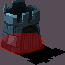
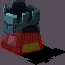
Layers edited between the first and the second 65px x 65px image:
added layer "Hotspot" (30%) above "LeftTower01.png" over [22, 42, 41, 53]
